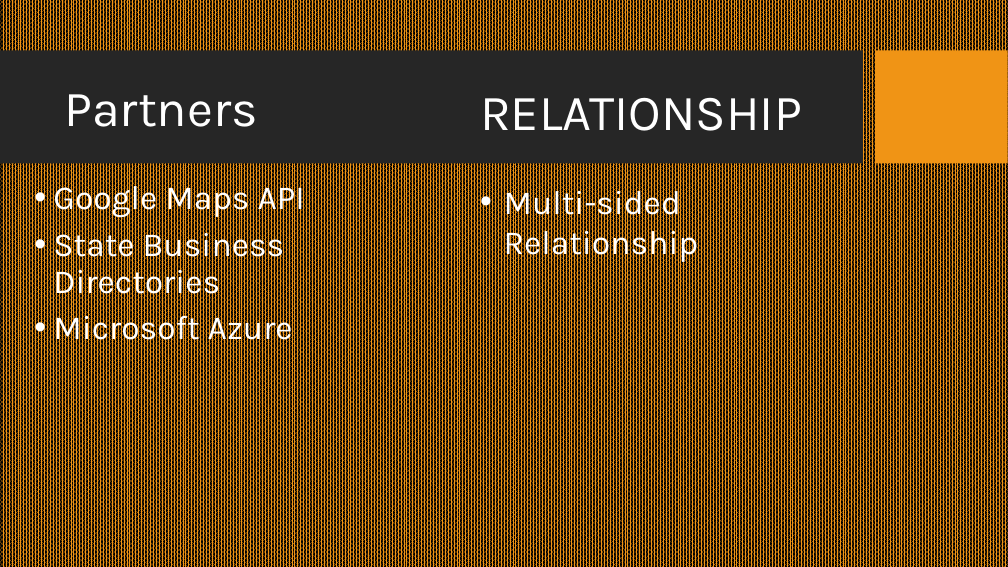
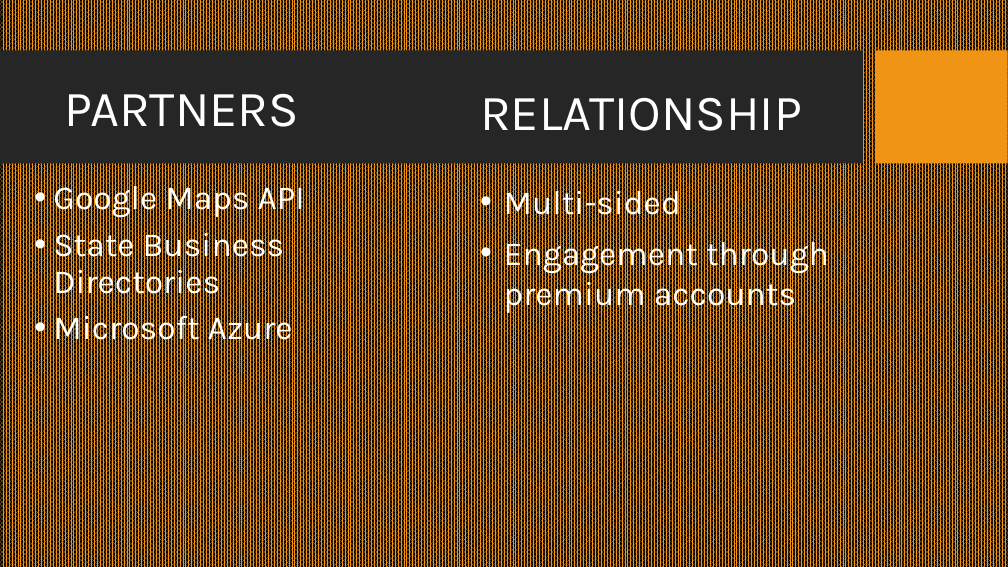
Before and after one commit to JayDougie/project_bb, a slide deck: slide 9 of Presentation.pptx. Drawn at 1008x567 pixels with LibreOffice and Linux fonts; fonts in the diff are those of the drawing; background and template pictures are left out. Boxes give left, top, right and bottom in pixels: in the first picture for what was removed or moved away, otherwise in the second. Text is boxed around its words. In the diff, an @@ line names an element or a change of style, - is before the commit and + after.

```diff
--- a/Presentation.pptx
+++ b/Presentation.pptx
@@ title at (64, 94, 299, 127): text changed @@
-Partners
+PARTNERS
@@ text at (504, 184, 829, 314): text changed @@
-• Multi-sided Relationship
+• Multi-sided
+• Engagement through premium accounts
```
Also in this commit, not shown: 6 other slides changed, 1 other file.
